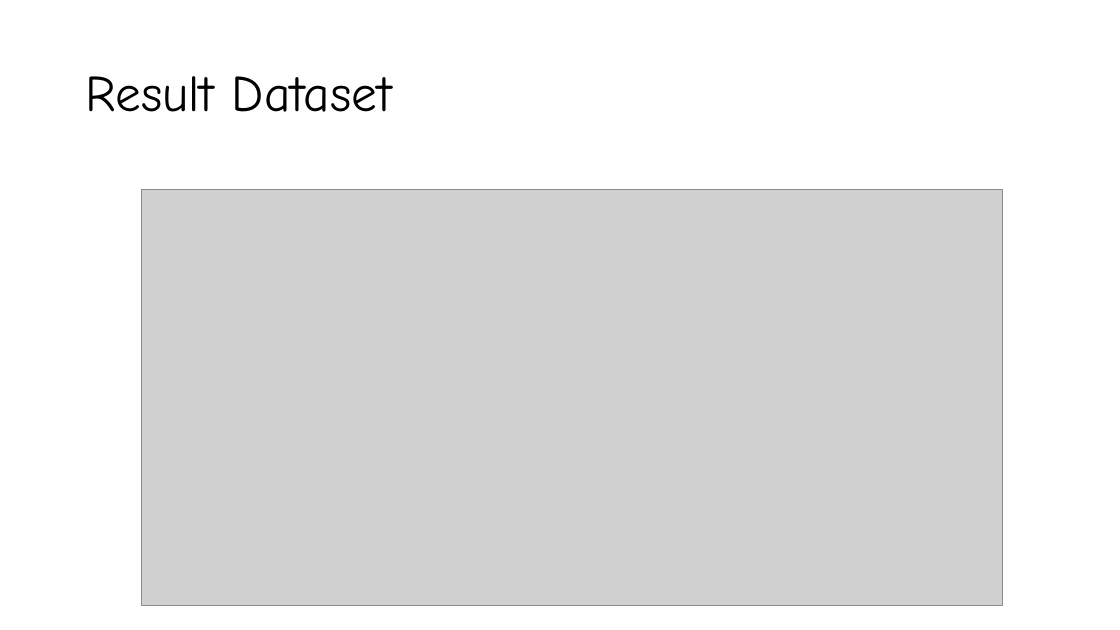
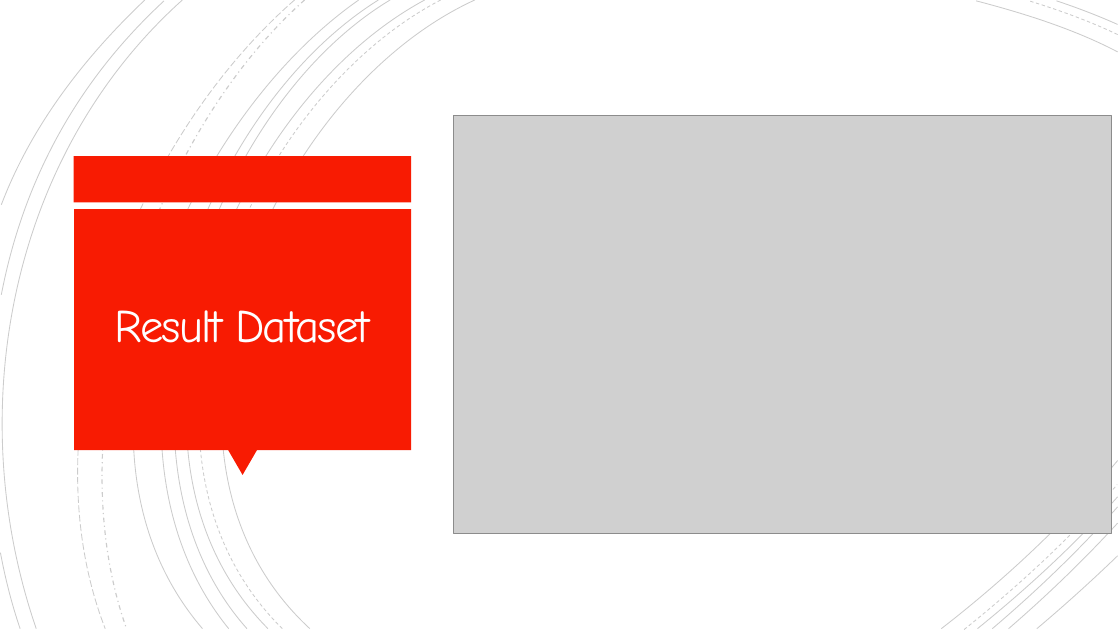
Before and after one commit to jackThammer/R-Shoping_Cart_Predection, a slide deck: slide 3 of Documentation/Predictive Items in Shopping Cart.pptx (slide 2 before the commit). Drawn at 1120x630 pixels with LibreOffice and Linux fonts; fonts in the diff are those of the drawing; grey boxes stand for pictures. Boxes give left, top, right and bottom in pixels: in the first picture for what was removed or moved away, otherwise in the second. Text is boxed around its words. In the diff, an @@ line names an element or a change of style, - is before the commit and + after.

```diff
--- a/Documentation/Predictive Items in Shopping Cart.pptx
+++ b/Documentation/Predictive Items in Shopping Cart.pptx
@@ group added at <box>0,0,1118,630</box>: 21 freeform shapes @@
@@ picture: place and size @@
-picture at <box>142,189,1003,605</box>
+picture at <box>454,116,1112,534</box>
@@ rectangle added at <box>74,156,412,202</box>, fill #F81B02 @@
@@ rectangle added at <box>74,209,411,450</box>, fill #F81B02 @@
@@ title "Result Dataset": place and size @@
-title "Result Dataset" at <box>85,76,392,112</box>
+title "Result Dataset" at <box>115,310,370,343</box>
@@ title "Result Dataset" at <box>115,310,370,343</box>: size 44 to 40 pt, text colour #000000 to #FFFEFF, letter spacing 0 to -1.5 pt; alignment left to centre; line spacing 0.9 to 0.85 @@
@@ triangle added at <box>228,450,257,476</box>, fill #F81B02 @@
```
Also in this commit, not shown: 1 other slide changed, 3 slides added.
